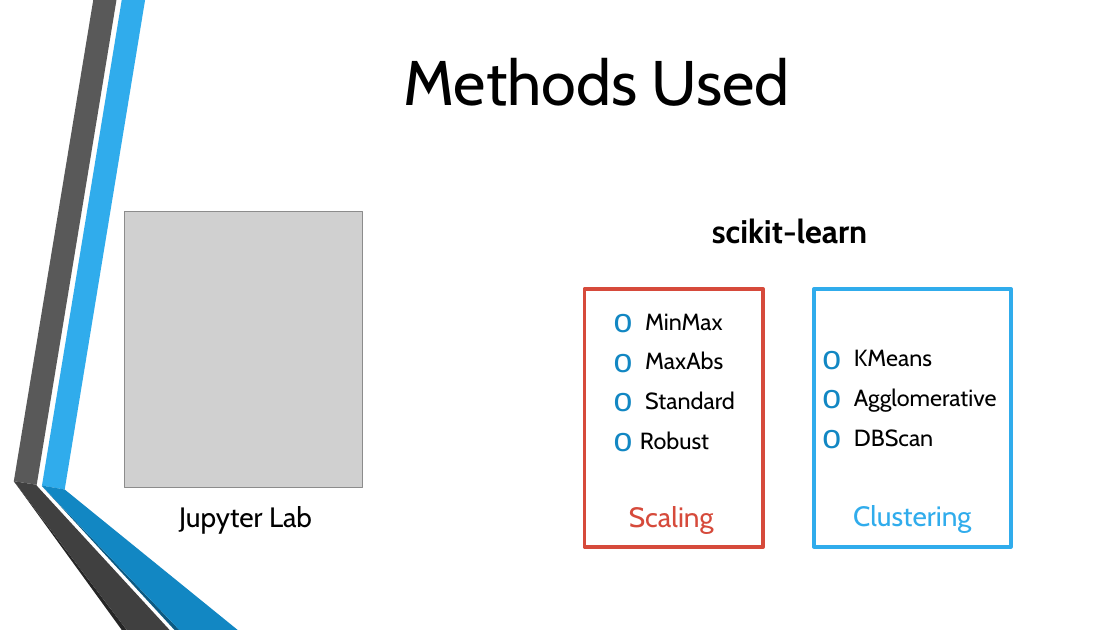
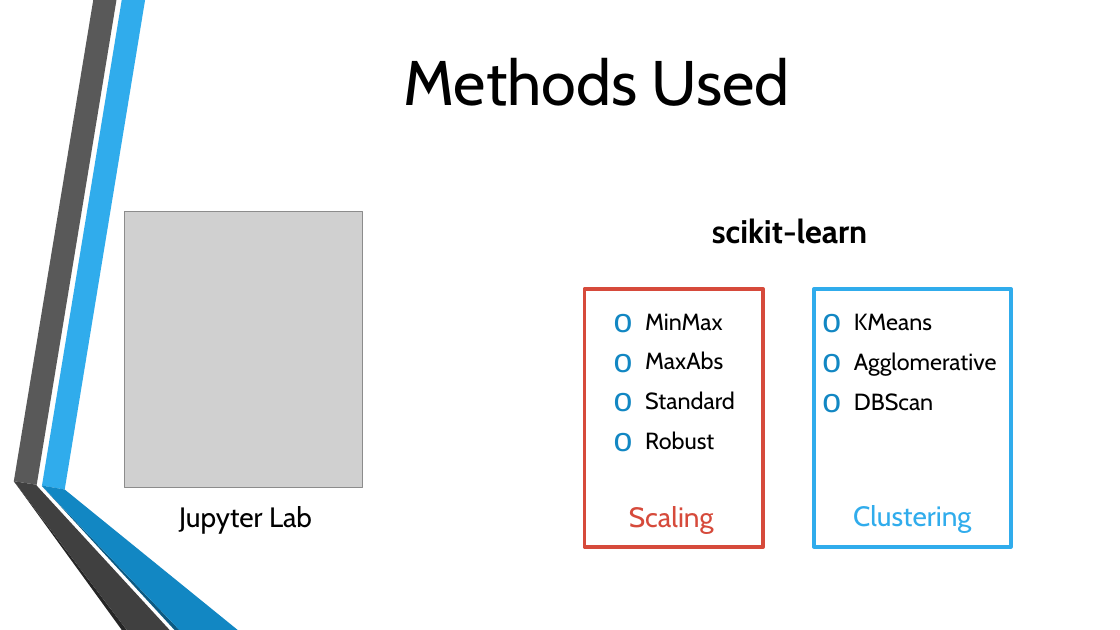
Before and after one commit to NB094/lighthouse-data-notes, a slide deck: slide 5 of Week_4/Day_3/Miniproject 3.pptx. Drawn at 1120x630 pixels with LibreOffice and Linux fonts; fonts in the diff are those of the drawing; grey boxes stand for pictures; background and template pictures are left out. Boxes give left, top, right and bottom in pixels: in the first picture for what was removed or moved away, otherwise in the second. Text is boxed around its words. In the diff, an @@ line names an element or a change of style, - is before the commit and + after.

```diff
--- a/Week_4/Day_3/Miniproject 3.pptx
+++ b/Week_4/Day_3/Miniproject 3.pptx
@@ text "MinMax" rewrapped from <box>640,313,735,450</box> to <box>645,313,735,450</box> @@
@@ text "KMeans": place and size @@
-text "KMeans" at <box>854,349,997,447</box>
+text "KMeans" at <box>854,313,997,411</box>
```
Also in this commit, not shown: 5 other slides changed, 2 slides added, 12 other files.
